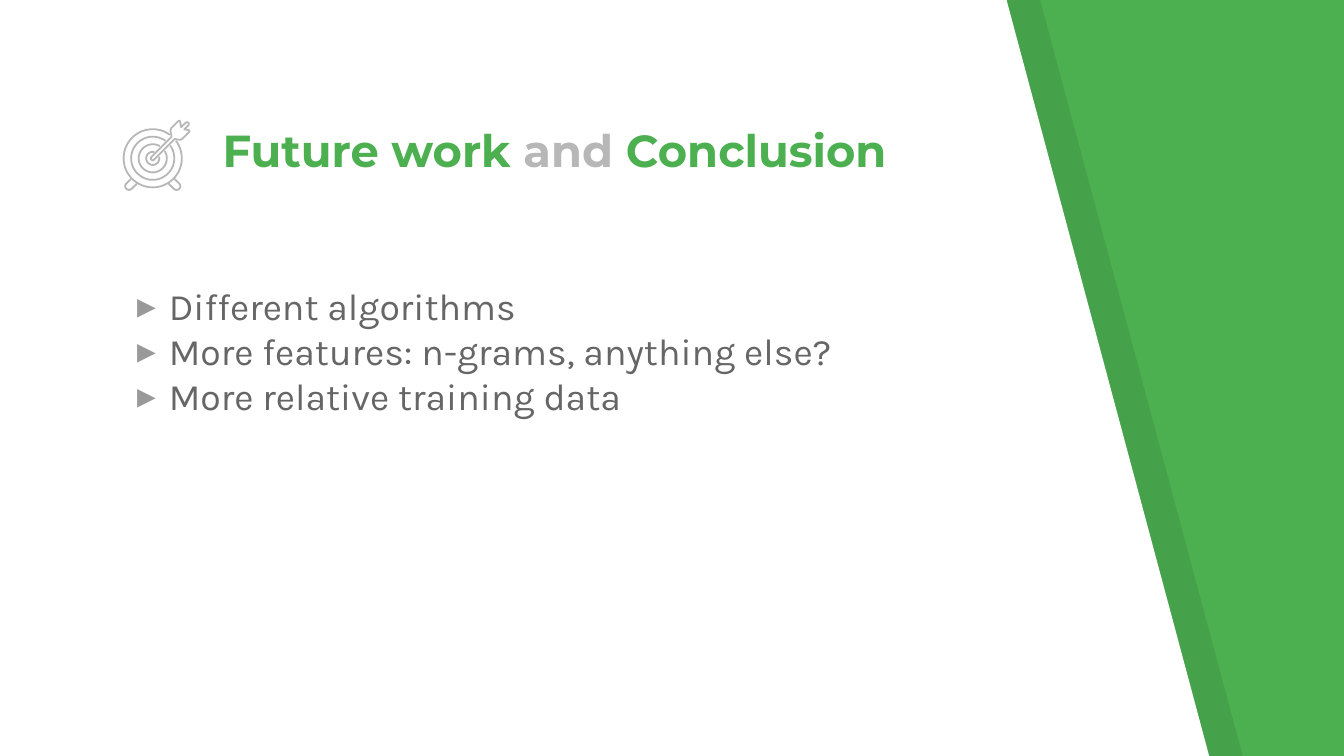
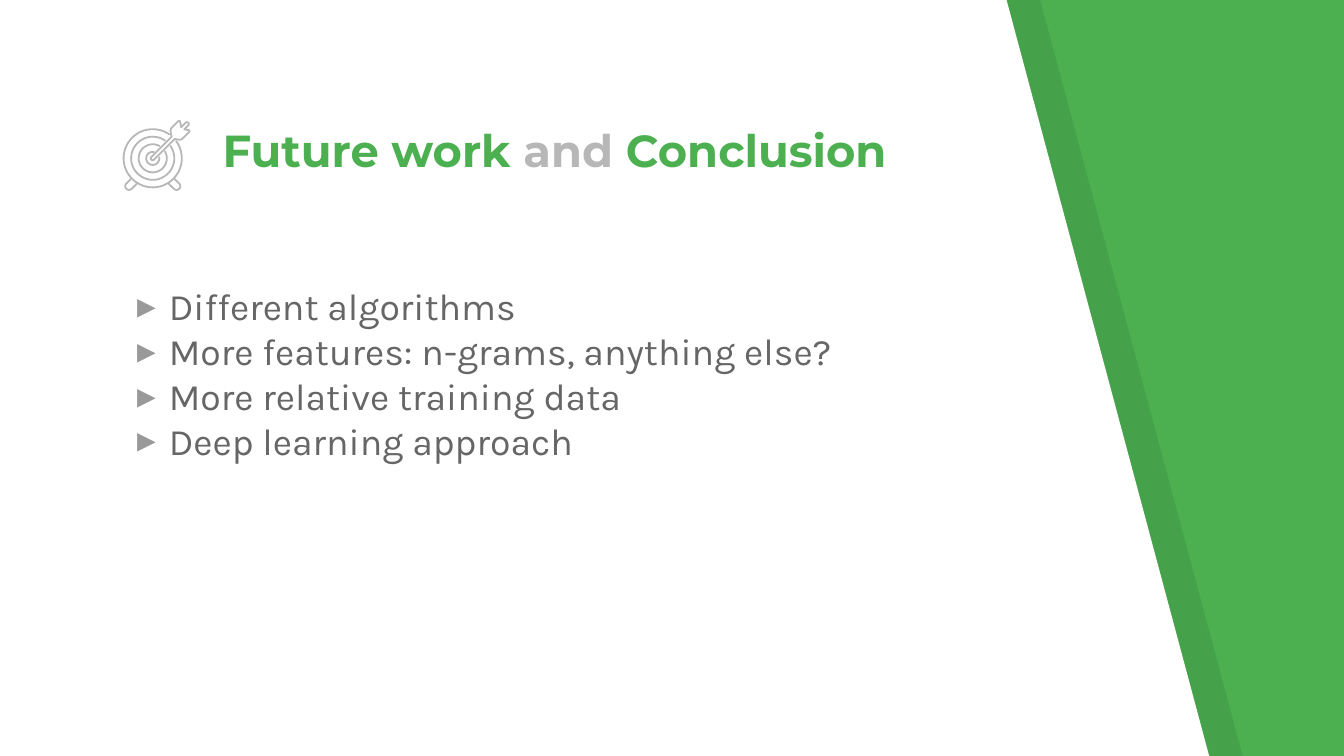
Before and after one commit to wsdm-cup-2017/goosefoot, a slide deck: slide 13 of docs/wsdm.pptx. Drawn at 1344x756 pixels with LibreOffice and Linux fonts; fonts in the diff are those of the drawing. Boxes give left, top, right and bottom in pixels: in the first picture for what was removed or moved away, otherwise in the second. Text is boxed around its words. In the diff, an @@ line names an element or a change of style, - is before the commit and + after.

```diff
--- a/docs/wsdm.pptx
+++ b/docs/wsdm.pptx
@@ text at (169, 429, 573, 464): paragraph added @@
+▸ Deep learning approach
```
Also in this commit, not shown: 5 other slides changed.
